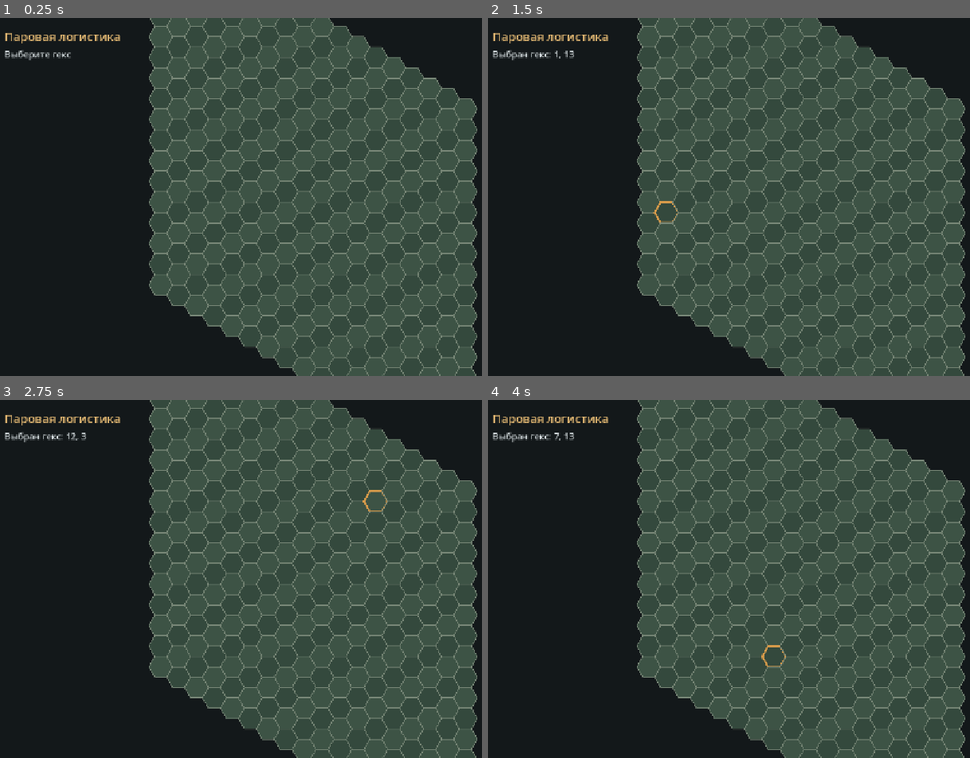
Above: before the commit, frames 1-4 (two rows, left to right).
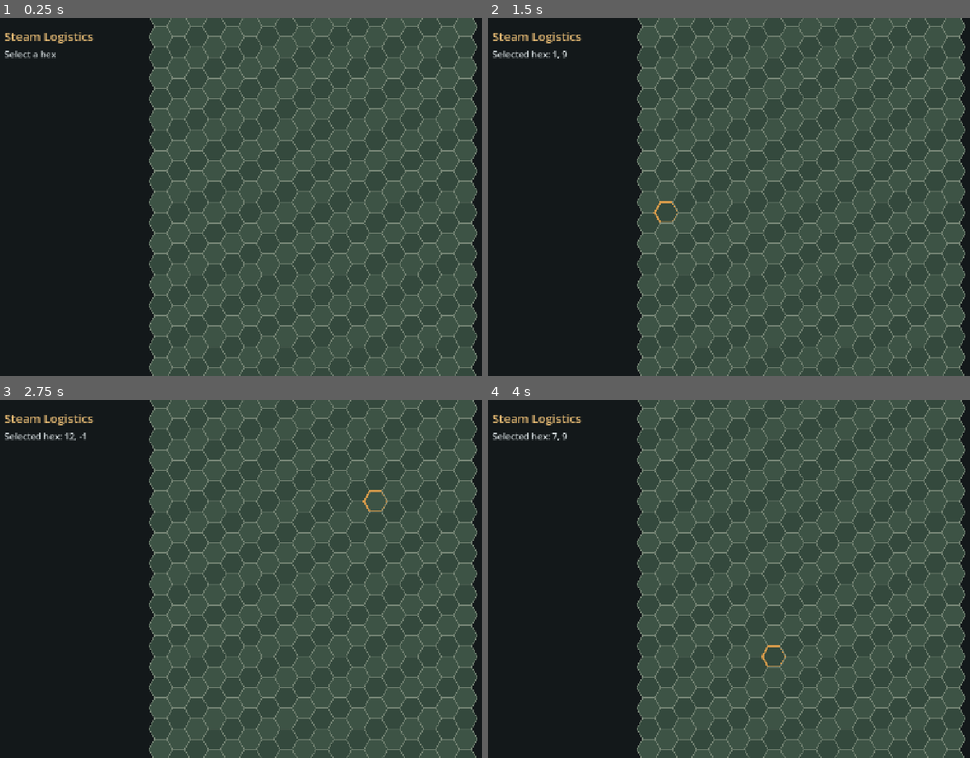
Above: after the commit, the same moments.

Repository: igolebe7-lab/steampunk
Game: Godot game, scene res://scenes/main.tscn
Same seed, same stepped clock (60 frames per second), same inputs: the game is played once before the commit and once after it.
Inputs (mouse positions are in pixels of both pictures, inside the frame that each line leads up to):
- Up to frame 1 (0.25 s): no input
- Up to frame 2 (1.5 s): tap Enter at 0.5 s; move the mouse to (941, 179) at 0.52 s; click (941, 179) at 0.67 s; tap Space at 1.25 s; drag from (675, 214) to (767, 268) at 1.27 s
- Up to frame 3 (2.75 s): tap Enter at 2 s; move the mouse to (375, 500) at 2.02 s; click (375, 500) at 2.17 s
- Up to frame 4 (4 s): tap Space at 2.75 s; drag from (767, 650) to (608, 525) at 2.77 s; tap Enter at 3.5 s; move the mouse to (outside the picture) at 3.52 s; click (outside the picture) at 3.67 s

The runs differ from the first frame. In frame 1, 7.9% of the frame differs, in the area x 0-100%, y 0-100%; in frame 2, 7.9%; in frame 3, 7.9%; in frame 4, 7.9%.

Commit message:
fix: исправить форму поля и замечания ревью

Diff:
--- a/src/app/main.gd
+++ b/src/app/main.gd
@@ -5,15 +5,17 @@
 @onready var title_label: Label = $UI/Margin/VBox/Title
 @onready var status_label: Label = $UI/Margin/VBox/Status
 
+var _map_state: HexMapState
+var _hex_layout: HexLayout
+
 
 func _ready() -> void:
-    TranslationServer.set_locale("ru")
     title_label.text = tr(&"ui.app.title")
     status_label.text = tr(&"ui.status.select_hex")
 
-    var map_state := HexMapState.new(18, 18)
-    var layout := HexLayout.new(32.0, Vector2.ZERO)
-    grid_view.configure(map_state, layout)
+    _map_state = HexMapState.new(18, 18)
+    _hex_layout = HexLayout.new(32.0, Vector2.ZERO)
+    grid_view.configure(_map_state, _hex_layout)
     grid_view.hex_selected.connect(_on_hex_selected)
 
     camera_controller.configure_bounds(grid_view.get_world_rect().grow(64.0))
--- a/src/presentation/world/camera_controller.gd
+++ b/src/presentation/world/camera_controller.gd
@@ -6,6 +6,7 @@
 @export var zoom_step: float = 1.15
 
 var _dragging: bool = false
+var _world_rect: Rect2
 
 
 func set_zoom_factor(value: float) -> void:
@@ -14,12 +15,18 @@
 
 
 func configure_bounds(world_rect: Rect2) -> void:
+    _world_rect = world_rect
     limit_left = floori(world_rect.position.x)
     limit_top = floori(world_rect.position.y)
     limit_right = ceili(world_rect.end.x)
     limit_bottom = ceili(world_rect.end.y)
     position = world_rect.get_center()
     reset_smoothing()
+
+
+func pan_by(screen_delta: Vector2) -> void:
+    var target := position - screen_delta / zoom.x
+    position = target.clamp(_world_rect.position, _world_rect.end)
 
 
 func _unhandled_input(event: InputEvent) -> void:
@@ -39,5 +46,5 @@
                     get_viewport().set_input_as_handled()
     elif event is InputEventMouseMotion and _dragging:
         var motion_event := event as InputEventMouseMotion
-        position -= motion_event.relative / zoom.x
+        pan_by(motion_event.relative)
         get_viewport().set_input_as_handled()
--- a/src/presentation/world/hex_grid_view.gd
+++ b/src/presentation/world/hex_grid_view.gd
@@ -43,13 +43,12 @@
 
     var minimum := Vector2(INF, INF)
     var maximum := Vector2(-INF, -INF)
-    for q in _map_state.width:
-        for r in _map_state.height:
-            for point in _layout.polygon_corners(HexCoord.new(q, r)):
-                minimum.x = minf(minimum.x, point.x)
-                minimum.y = minf(minimum.y, point.y)
-                maximum.x = maxf(maximum.x, point.x)
-                maximum.y = maxf(maximum.y, point.y)
+    for cell in _map_state.get_cells():
+        for point in _layout.polygon_corners(cell.coord):
+            minimum.x = minf(minimum.x, point.x)
+            minimum.y = minf(minimum.y, point.y)
+            maximum.x = maxf(maximum.x, point.x)
+            maximum.y = maxf(maximum.y, point.y)
     return Rect2(minimum + position, maximum - minimum)
 
 
@@ -65,16 +64,15 @@
     if _map_state == null or _layout == null:
         return
 
-    for q in _map_state.width:
-        for r in _map_state.height:
-            var coord := HexCoord.new(q, r)
-            var points := _layout.polygon_corners(coord)
-            var fill := CELL_COLOR_A if (q + r) % 2 == 0 else CELL_COLOR_B
-            draw_colored_polygon(points, fill)
-            draw_polyline(_closed_polygon(points), OUTLINE_COLOR, 1.0, true)
+    for cell in _map_state.get_cells():
+        var coord := cell.coord
+        var points := _layout.polygon_corners(coord)
+        var fill := CELL_COLOR_A if (coord.q + coord.r) % 2 == 0 else CELL_COLOR_B
+        draw_colored_polygon(points, fill)
+        draw_polyline(_closed_polygon(points), OUTLINE_COLOR, 1.0, true)
 
-            if _selected_coord != null and _selected_coord.equals(coord):
-                draw_polyline(_closed_polygon(points), SELECTED_COLOR, 4.0, true)
+        if _selected_coord != null and _selected_coord.equals(coord):
+            draw_polyline(_closed_polygon(points), SELECTED_COLOR, 4.0, true)
 
 
 func _closed_polygon(points: PackedVector2Array) -> PackedVector2Array:
--- a/src/simulation/model/hex_coord.gd
+++ b/src/simulation/model/hex_coord.gd
@@ -10,16 +10,23 @@
     Vector2i(0, 1),
 ]
 
-var q: int
-var r: int
+var q: int:
+    get:
+        return _q
+var r: int:
+    get:
+        return _r
 var s: int:
     get:
-        return -q - r
+        return -_q - _r
+
+var _q: int
+var _r: int
 
 
 func _init(p_q: int = 0, p_r: int = 0) -> void:
-    q = p_q
-    r = p_r
+    _q = p_q
+    _r = p_r
 
 
 func neighbor(direction: int) -> HexCoord:
--- a/src/simulation/model/hex_map_state.gd
+++ b/src/simulation/model/hex_map_state.gd
@@ -4,6 +4,7 @@
 var width: int
 var height: int
 var _cells: Dictionary = {}
+var _ordered_cells: Array[HexCellState] = []
 
 
 func _init(p_width: int, p_height: int) -> void:
@@ -11,14 +12,21 @@
     width = p_width
     height = p_height
 
-    for q in width:
-        for r in height:
-            var coord := HexCoord.new(q, r)
-            _cells[coord.key()] = HexCellState.new(coord)
+    for column in width:
+        for row in height:
+            var axial_r := row - (column - (column & 1)) / 2
+            var coord := HexCoord.new(column, axial_r)
+            var cell := HexCellState.new(coord)
+            _cells[coord.key()] = cell
+            _ordered_cells.append(cell)
 
 
 func cell_count() -> int:
     return _cells.size()
+
+
+func get_cells() -> Array[HexCellState]:
+    return _ordered_cells.duplicate()
 
 
 func contains(coord: HexCoord) -> bool:
--- a/tests/integration/test_hex_grid_view.gd
+++ b/tests/integration/test_hex_grid_view.gd
@@ -12,9 +12,18 @@
     var layout := HexLayout.new(32.0, Vector2.ZERO)
     view.configure(map_state, layout)
 
+    assert_true(
+        view.get_world_rect().size.y < 1100.0,
+        "staggered-карта 18×18 не должна вытягиваться в наклонный аксиальный параллелограмм"
+    )
+
     var target := HexCoord.new(3, 4)
+    var emitted_coords: Array[HexCoord] = []
+    view.hex_selected.connect(func(coord: HexCoord) -> void: emitted_coords.append(coord))
     assert_true(view.select_at_local_position(layout.coord_to_pixel(target)), "центр существующего гекса должен выбираться")
     assert_true(view.get_selected_coord().equals(target), "выбранная координата должна совпасть с целью")
+    assert_eq(emitted_coords.size(), 1, "успешный выбор должен отправить один сигнал")
+    assert_true(emitted_coords[0].equals(target), "сигнал должен содержать выбранную координату")
     assert_true(not view.select_at_local_position(layout.coord_to_pixel(HexCoord.new(30, 30))), "позиция вне карты должна отклоняться")
     view.free()
     return finish()
--- a/tests/integration/test_main_scene.gd
+++ b/tests/integration/test_main_scene.gd
@@ -17,4 +17,22 @@
     assert_eq(instance.get_node("UI/Margin/VBox/Title").text, "Паровая логистика", "заголовок должен быть локализован")
     assert_eq(instance.get_node("UI/Margin/VBox/Status").text, "Выберите гекс", "статус должен быть локализован")
     instance.free()
+
+    TranslationServer.set_locale("en")
+    var english_instance := packed_scene.instantiate()
+    tree.root.add_child(english_instance)
+    assert_eq(
+        english_instance.get_node("UI/Margin/VBox/Title").text,
+        "Steam Logistics",
+        "главная сцена должна уважать выбранную английскую локаль"
+    )
+    var english_grid: HexGridView = english_instance.get_node("World/HexGridView")
+    english_grid.select_at_local_position(HexLayout.new(32.0).coord_to_pixel(HexCoord.new(3, 4)))
+    assert_eq(
+        english_instance.get_node("UI/Margin/VBox/Status").text,
+        "Selected hex: 3, 4",
+        "динамический статус выбора должен использовать английскую локаль"
+    )
+    english_instance.free()
+    TranslationServer.set_locale("ru")
     return finish()
--- a/tests/integration/test_project_configuration.gd
+++ b/tests/integration/test_project_configuration.gd
@@ -1,4 +1,10 @@
 extends TestCase
+
+const REQUIRED_KEYS := [
+    "ui.app.title",
+    "ui.status.select_hex",
+    "ui.status.selected_hex",
+]
 
 
 func run() -> Array[String]:
@@ -65,3 +71,6 @@
         assert_true(not seen_keys.has(row[0]), "ключ локализации не должен повторяться: %s" % row[0])
         assert_true(not row[1].is_empty(), "русское значение не может быть пустым: %s" % row[0])
         seen_keys[row[0]] = true
+
+    for required_key in REQUIRED_KEYS:
+        assert_true(seen_keys.has(required_key), "обязательный ключ отсутствует в CSV: %s" % required_key)
--- a/tests/run_tests.gd
+++ b/tests/run_tests.gd
@@ -11,10 +11,13 @@
     var failures: Array[String] = []
     var suites := _discover_suites(TEST_ROOT)
 
+    if suites.is_empty():
+        failures.append("тестовые наборы не найдены")
+
     for suite_path in suites:
         var suite_script := load(suite_path) as Script
-        if suite_script == null:
-            failures.append("%s: файл теста не загружен" % suite_path)
+        if suite_script == null or not suite_script.can_instantiate():
+            failures.append("%s: файл теста не компилируется" % suite_path)
             continue
 
         var suite: Variant = suite_script.new()
@@ -22,7 +25,12 @@
             failures.append("%s: отсутствует метод run()" % suite_path)
             continue
 
-        var suite_failures: Array = suite.call("run")
+        var suite_result: Variant = suite.call("run")
+        if not suite_result is Array:
+            failures.append("%s: метод run() должен вернуть Array" % suite_path)
+            continue
+
+        var suite_failures := suite_result as Array
         for failure in suite_failures:
             failures.append("%s: %s" % [suite_path, str(failure)])
 
--- a/tests/unit/test_camera_controller.gd
+++ b/tests/unit/test_camera_controller.gd
@@ -17,5 +17,15 @@
     assert_eq(camera.limit_left, -40, "левая граница должна совпасть с картой")
     assert_eq(camera.limit_bottom, 1180, "нижняя граница должна совпасть с картой")
     assert_eq(camera.position, Vector2(410, 580), "камера должна центрироваться по карте")
+
+    assert_true(camera.has_method("pan_by"), "контроллер камеры должен предоставлять проверяемое перемещение")
+    if not camera.has_method("pan_by"):
+        camera.free()
+        return finish()
+
+    camera.pan_by(Vector2(10000, 10000))
+    assert_eq(camera.position, Vector2(-40, -20), "позиция камеры не должна накапливаться за верхней левой границей")
+    camera.pan_by(Vector2(-10000, -10000))
+    assert_eq(camera.position, Vector2(860, 1180), "позиция камеры не должна накапливаться за нижней правой границей")
     camera.free()
     return finish()
--- a/tests/unit/test_hex_map_state.gd
+++ b/tests/unit/test_hex_map_state.gd
@@ -6,7 +6,9 @@
 
     assert_eq(map_state.cell_count(), 324, "карта 18×18 должна содержать 324 гекса")
     assert_true(map_state.contains(HexCoord.new(0, 0)), "левый верхний гекс должен существовать")
-    assert_true(map_state.contains(HexCoord.new(17, 17)), "правый нижний гекс должен существовать")
+    assert_true(map_state.contains(HexCoord.new(17, -8)), "верхний гекс последней staggered-колонки должен существовать")
+    assert_true(map_state.contains(HexCoord.new(17, 9)), "нижний гекс последней staggered-колонки должен существовать")
+    assert_true(not map_state.contains(HexCoord.new(17, 10)), "гекс ниже последней staggered-колонки должен быть вне карты")
     assert_true(not map_state.contains(HexCoord.new(-1, 0)), "отрицательный q должен быть вне карты")
     assert_true(not map_state.contains(HexCoord.new(18, 0)), "q за правой границей должен быть вне карты")
     assert_eq(map_state.get_neighbors(HexCoord.new(0, 0)).size(), 2, "угловой гекс имеет двух соседей внутри карты")
Not shown, changed: README.md
Not shown, changed: docs/superpowers/plans/2026-07-10-etap-1-osnova-godot.md
Not shown, changed: scripts/check_project.sh
